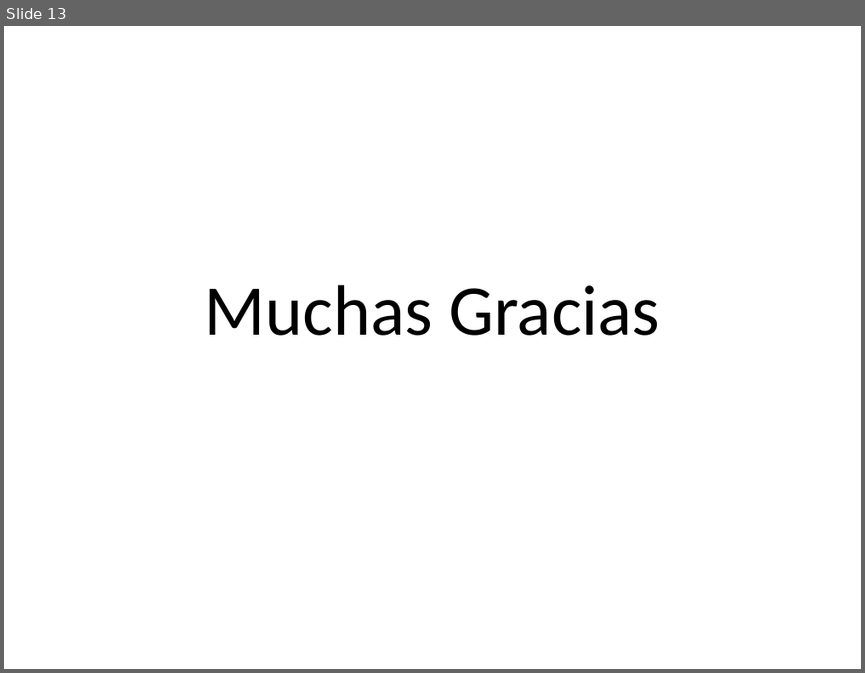
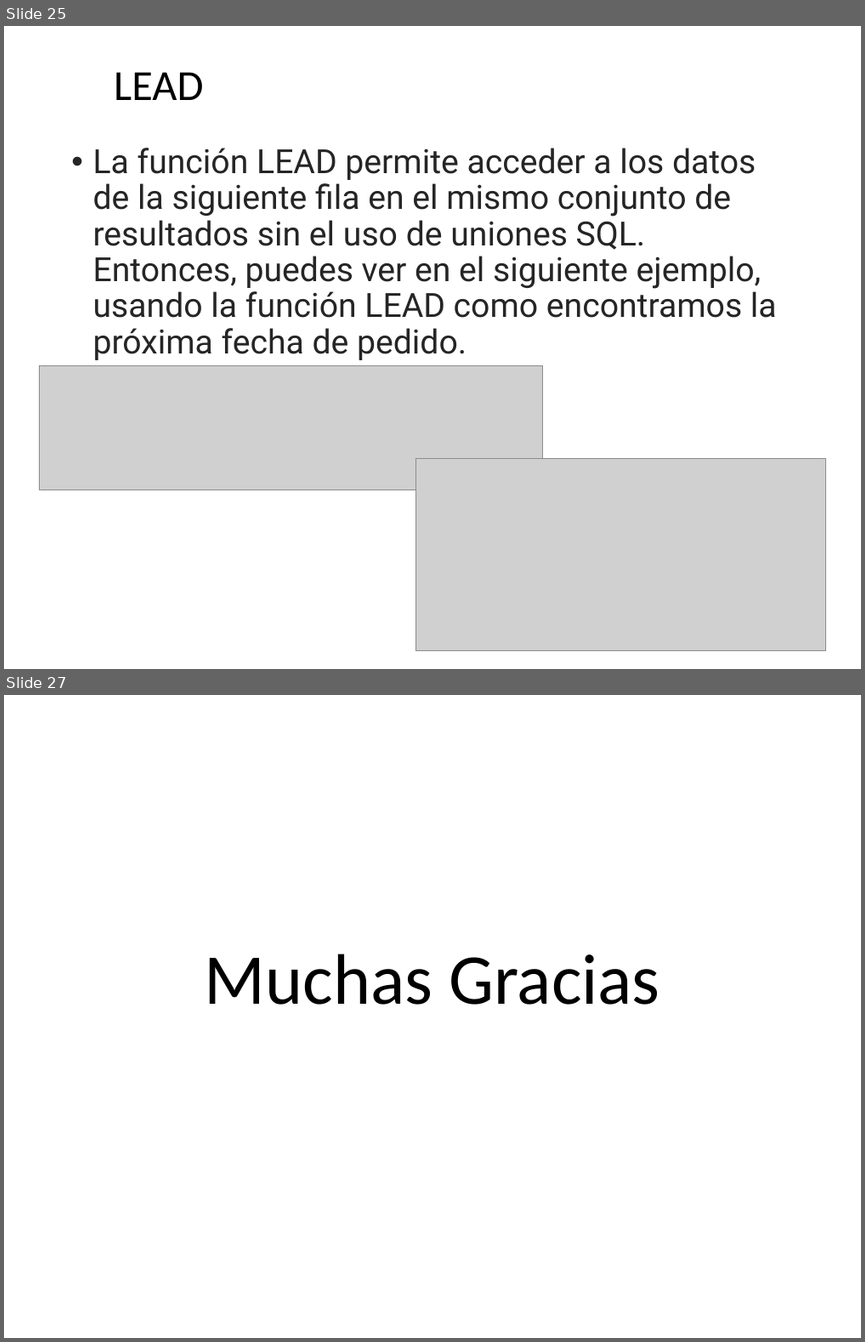
Before and after one commit to debsdaniel/expertodba2021, a slide deck: Presentaciones/Semana 8 - Windows Function.pptx. Shown one above the other, each under a label of ours: slide 13 before the commit, slides 25 and 27 after it; the slides between them are not shown. The pictures are 865x673 and 865x1342 pixels, drawn with LibreOffice and Linux fonts; fonts in the diff are those of the drawing; grey boxes stand for pictures; background and template pictures are left out. Boxes give left, top, right and bottom in pixels: in the first picture for what was removed or moved away, otherwise in the second. Text is boxed around its words. In the diff, an @@ line names an element or a change of style, - is before the commit and + after.

```diff
--- a/Presentaciones/Semana 8 - Windows Function.pptx
+++ b/Presentaciones/Semana 8 - Windows Function.pptx
@@ slide 25 added at bbox=[4, 26, 861, 669], background picture (left out) @@
@@ title added at bbox=[114, 72, 203, 100], 36 pt, text #000000 @@
+LEAD
@@ text added at bbox=[93, 148, 777, 360], 28 pt, text #252525 @@
+• La función LEAD permite acceder a los datos de la siguiente fila en el mismo conjunto de resultados sin el uso de uniones SQL. Entonces, puedes ver en el siguiente ejemplo, usando la función LEAD como encontramos la próxima fecha de pedido.
@@ picture added at bbox=[39, 366, 542, 490] @@
@@ picture added at bbox=[416, 458, 826, 650] @@
@@ what was slide 13 is now slide 27 @@
```
Also in this commit, not shown: 13 other slides added.
